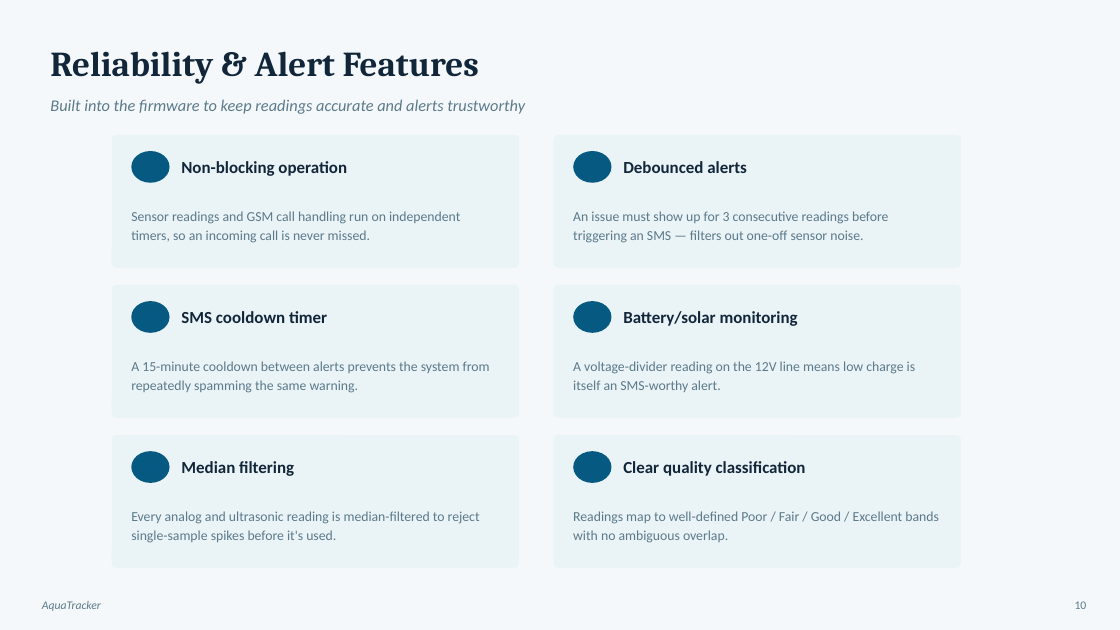
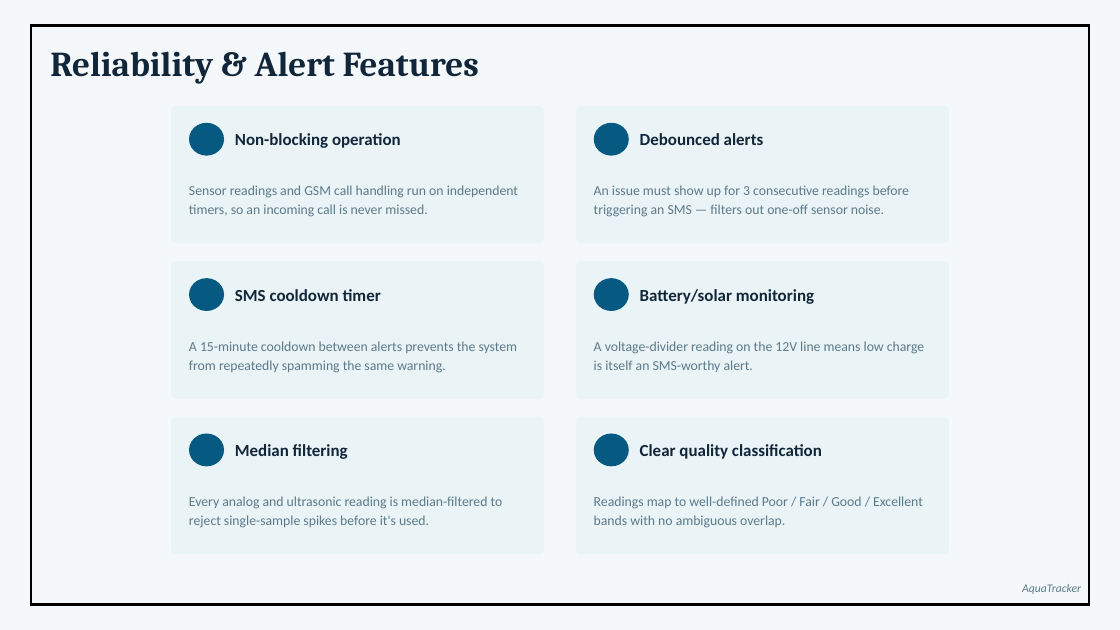
Before and after one commit to RahulR-007/AquaTracker, a slide deck: slide 10 of docs/presentations/AquaTracker_Presentation.pptx. Drawn at 1120x630 pixels with LibreOffice and Linux fonts; fonts in the diff are those of the drawing; background and template pictures are left out. Boxes give left, top, right and bottom in pixels: in the first picture for what was removed or moved away, otherwise in the second. Text is boxed around its words. In the diff, an @@ line names an element or a change of style, - is before the commit and + after.

```diff
--- a/docs/presentations/AquaTracker_Presentation.pptx
+++ b/docs/presentations/AquaTracker_Presentation.pptx
@@ rectangle added at bbox=[31, 26, 1090, 605], outline #000000 2.25 pt @@
@@ text removed at bbox=[50, 99, 525, 114] @@
-Built into the firmware to keep readings accurate and alerts trustworthy
@@ rounded rectangle: place and size @@
-rounded rectangle at bbox=[112, 135, 519, 268]
+rounded rectangle at bbox=[171, 106, 544, 244]
@@ rounded rectangle: place and size @@
-rounded rectangle at bbox=[554, 135, 961, 268]
+rounded rectangle at bbox=[576, 106, 949, 244]
@@ ellipse: place and size @@
-ellipse at bbox=[131, 151, 170, 183]
+ellipse at bbox=[189, 123, 224, 155]
@@ text "Non-blocking operation": place and size @@
-text "Non-blocking operation" at bbox=[181, 161, 347, 176]
+text "Non-blocking operation" at bbox=[235, 133, 401, 148]
@@ ellipse: place and size @@
-ellipse at bbox=[573, 151, 612, 183]
+ellipse at bbox=[594, 123, 629, 155]
@@ text "Debounced alerts": place and size @@
-text "Debounced alerts" at bbox=[623, 161, 747, 173]
+text "Debounced alerts" at bbox=[640, 133, 764, 145]
@@ text "Sensor readings and GSM call ...": place and size @@
-text "Sensor readings and GSM call ..." at bbox=[131, 211, 460, 243]
+text "Sensor readings and GSM call ..." at bbox=[189, 185, 518, 217]
@@ text "An issue must show up ...": place and size @@
-text "An issue must show up ..." at bbox=[573, 211, 888, 243]
+text "An issue must show up ..." at bbox=[594, 185, 909, 217]
@@ rounded rectangle: place and size @@
-rounded rectangle at bbox=[112, 285, 519, 418]
+rounded rectangle at bbox=[171, 261, 544, 399]
@@ rounded rectangle: place and size @@
-rounded rectangle at bbox=[554, 285, 961, 418]
+rounded rectangle at bbox=[576, 261, 949, 399]
@@ ellipse: place and size @@
-ellipse at bbox=[131, 301, 170, 333]
+ellipse at bbox=[189, 278, 224, 311]
@@ text "SMS cooldown timer": place and size @@
-text "SMS cooldown timer" at bbox=[181, 311, 327, 323]
+text "SMS cooldown timer" at bbox=[235, 289, 381, 301]
@@ ellipse: place and size @@
-ellipse at bbox=[573, 301, 612, 333]
+ellipse at bbox=[594, 278, 629, 311]
@@ text "Battery/solar monitoring": place and size @@
-text "Battery/solar monitoring" at bbox=[623, 311, 798, 326]
+text "Battery/solar monitoring" at bbox=[640, 289, 814, 304]
@@ text "A 15-minute cooldown between alerts ..." rewrapped from bbox=[131, 361, 490, 393] to bbox=[189, 341, 518, 373] @@
@@ text "A voltage-divider reading on the ..." rewrapped from bbox=[573, 361, 916, 392] to bbox=[594, 341, 924, 372] @@
@@ rounded rectangle: place and size @@
-rounded rectangle at bbox=[112, 435, 519, 568]
+rounded rectangle at bbox=[171, 417, 544, 555]
@@ rounded rectangle: place and size @@
-rounded rectangle at bbox=[554, 435, 961, 568]
+rounded rectangle at bbox=[576, 417, 949, 555]
@@ ellipse: place and size @@
-ellipse at bbox=[131, 451, 170, 483]
+ellipse at bbox=[189, 434, 224, 466]
@@ text "Median filtering": place and size @@
-text "Median filtering" at bbox=[181, 461, 294, 476]
+text "Median filtering" at bbox=[235, 444, 348, 459]
@@ ellipse: place and size @@
-ellipse at bbox=[573, 451, 612, 483]
+ellipse at bbox=[594, 434, 629, 466]
@@ text "Clear quality classification": place and size @@
-text "Clear quality classification" at bbox=[623, 461, 806, 476]
+text "Clear quality classification" at bbox=[640, 444, 822, 459]
@@ text "Every analog and ultrasonic reading ..." rewrapped from bbox=[131, 511, 480, 543] to bbox=[189, 496, 503, 528] @@
@@ text "Readings map to well-defined Poor ..." rewrapped from bbox=[573, 511, 939, 543] to bbox=[594, 496, 923, 528] @@
@@ text "AquaTracker": place and size @@
-text "AquaTracker" at bbox=[42, 601, 101, 611]
+text "AquaTracker" at bbox=[1022, 584, 1081, 594]
@@ text removed at bbox=[1075, 601, 1087, 609] @@
-10
```
Also in this commit, not shown: 10 other slides changed, 1 slide added, 1 slide removed, 2 other files.
